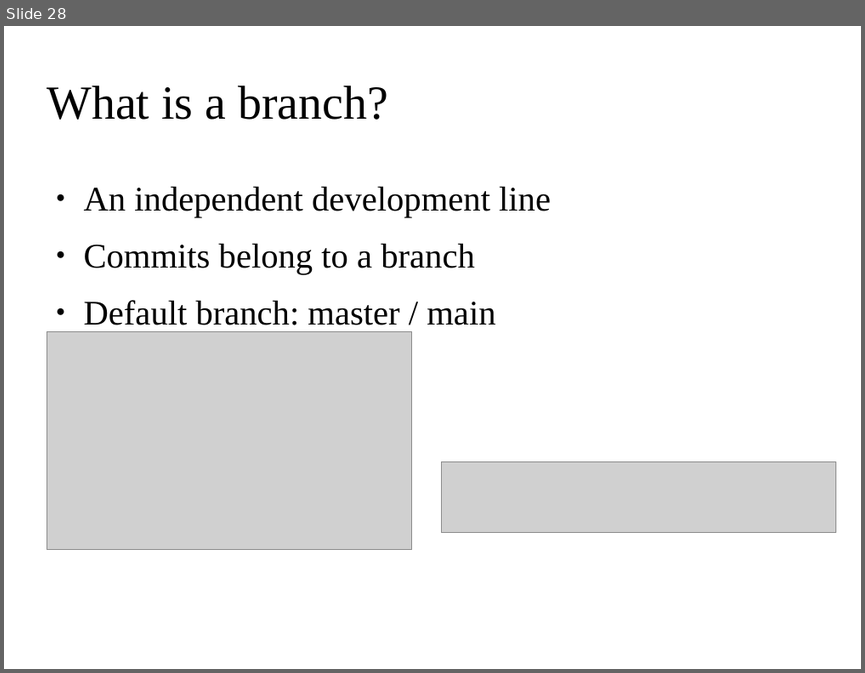
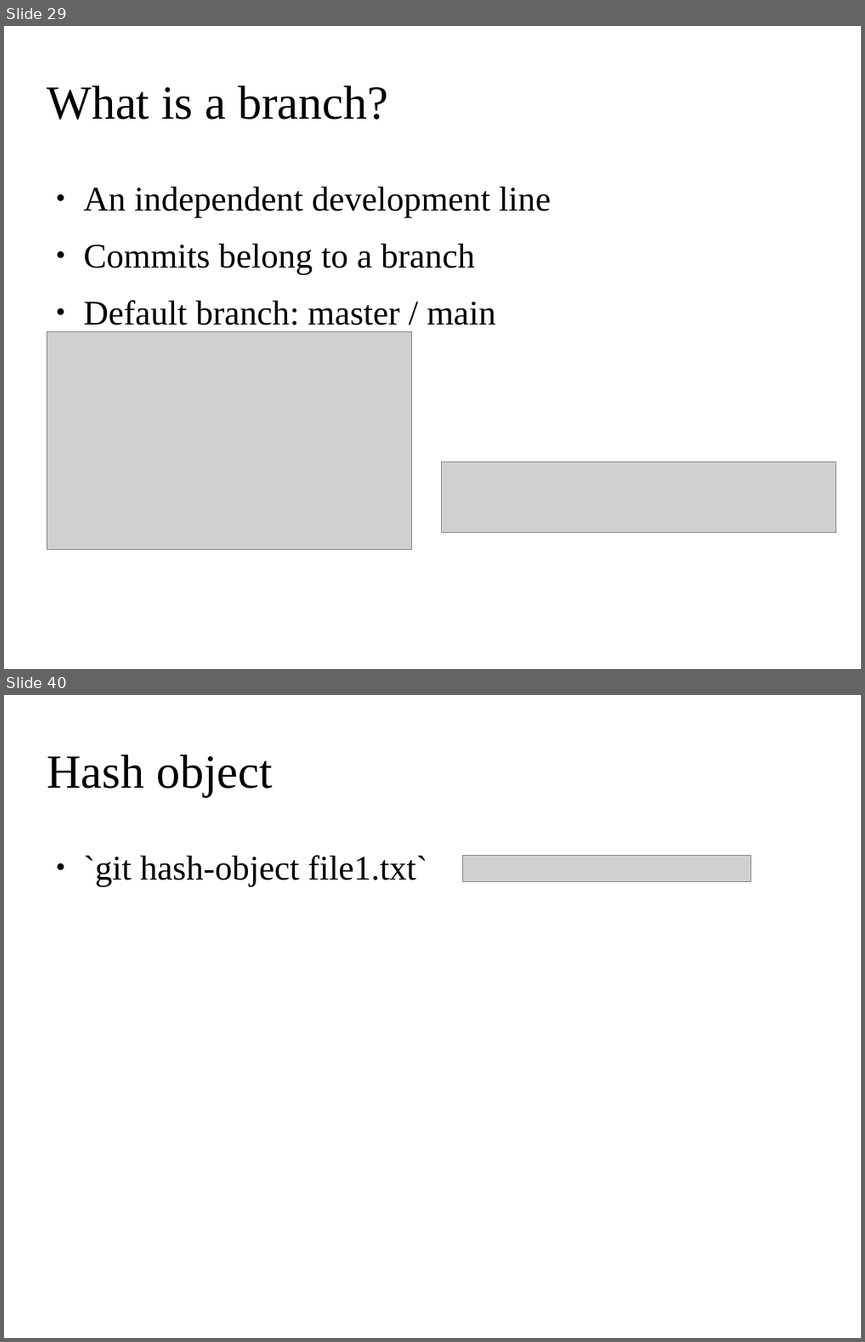
Before and after one commit to ehsansh84/git-tutorial, a slide deck: git.odp. Shown one above the other, each under a label of ours: slide 28 before the commit, slides 29 and 40 after it; the slides between them are not shown. The pictures are 865x673 and 865x1342 pixels, drawn with LibreOffice and Linux fonts; fonts in the diff are those of the drawing; grey boxes stand for pictures; background and template pictures are left out. Boxes give left, top, right and bottom in pixels: in the first picture for what was removed or moved away, otherwise in the second. Text is boxed around its words. In the diff, an @@ line names an element or a change of style, - is before the commit and + after.

```diff
--- a/git.odp
+++ b/git.odp
@@ slide 40 added at (x1=4, y1=695, x2=861, y2=1338), background picture (left out) @@
@@ title added at (x1=46, y1=755, x2=272, y2=797), 44 pt, text #000000 @@
+Hash object
@@ text added at (x1=84, y1=855, x2=428, y2=886), 32 pt, text #000000 @@
+● `git hash-object file1.txt`
@@ picture added at (x1=463, y1=855, x2=751, y2=882) @@
@@ what was slide 28 is now slide 29 @@
```
Also in this commit, not shown: 2 slides changed, 14 other slides added.
